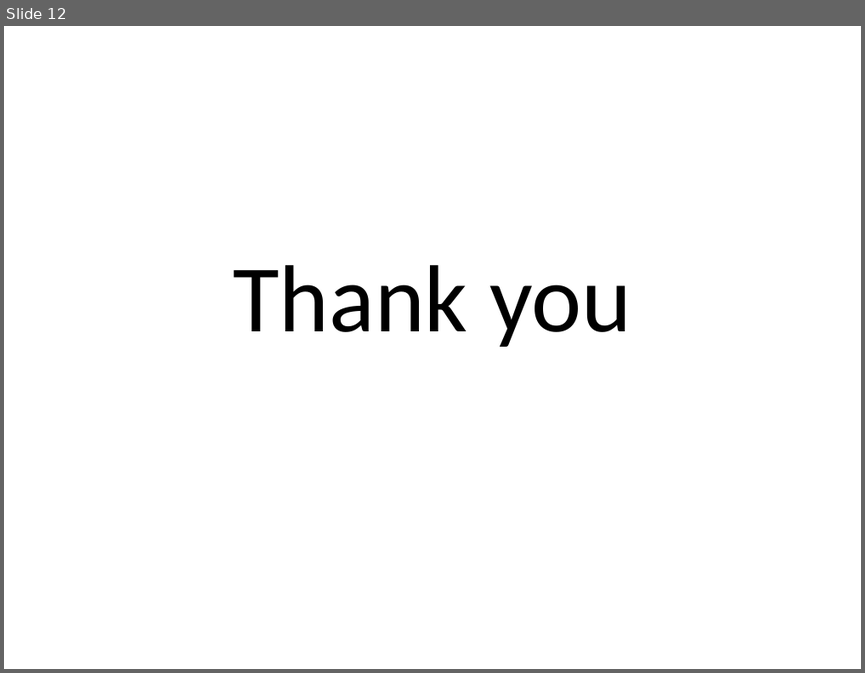
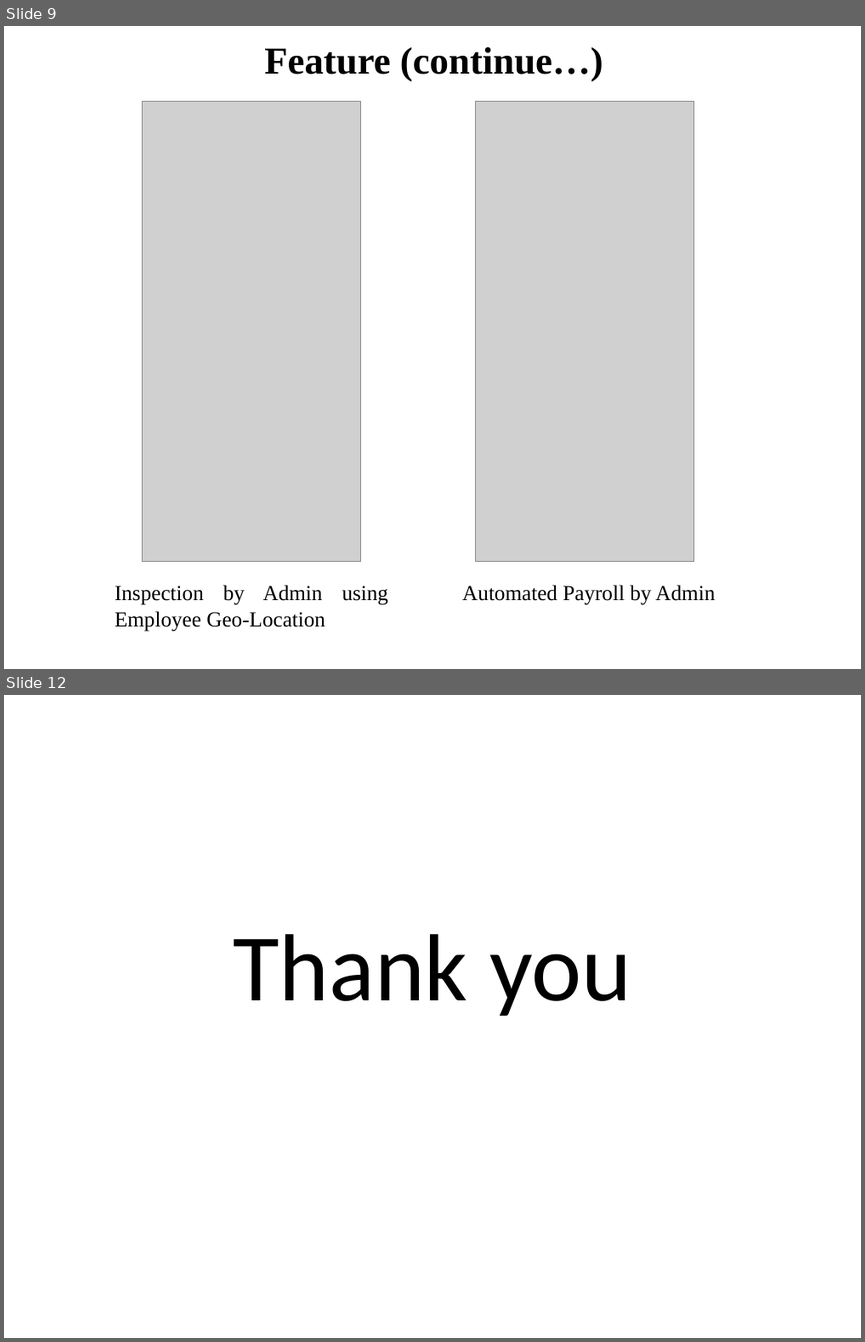
Before and after one commit to RedwanSharafatKabir/Track_Me, a slide deck: Track_Me Documents/EUB-APGT.pptx. Shown one above the other, each under a label of ours: slide 12 before the commit, slides 9 and 12 after it; the slides between them are not shown. The pictures are 865x673 and 865x1342 pixels, drawn with LibreOffice and Linux fonts; fonts in the diff are those of the drawing; grey boxes stand for pictures. Boxes give left, top, right and bottom in pixels: in the first picture for what was removed or moved away, otherwise in the second. Text is boxed around its words. In the diff, an @@ line names an element or a change of style, - is before the commit and + after.

```diff
--- a/Track_Me Documents/EUB-APGT.pptx
+++ b/Track_Me Documents/EUB-APGT.pptx
@@ slide 9 added at (4, 26, 861, 669), background #FFFFFF @@
@@ title added at (264, 47, 603, 82), 32 pt, text #000000, bold @@
+Feature (continue…)
@@ picture added at (142, 101, 360, 562) @@
@@ picture added at (475, 101, 693, 562) @@
@@ text added at (114, 584, 389, 631), 18 pt, text #000000 @@
+Inspection by Admin using Employee Geo-Location
@@ text added at (462, 584, 715, 605), 18 pt, text #000000 @@
+Automated Payroll by Admin
```
Also in this commit, not shown: 8 slides changed, 2 other slides added, 3 slides removed, 5 other files.
